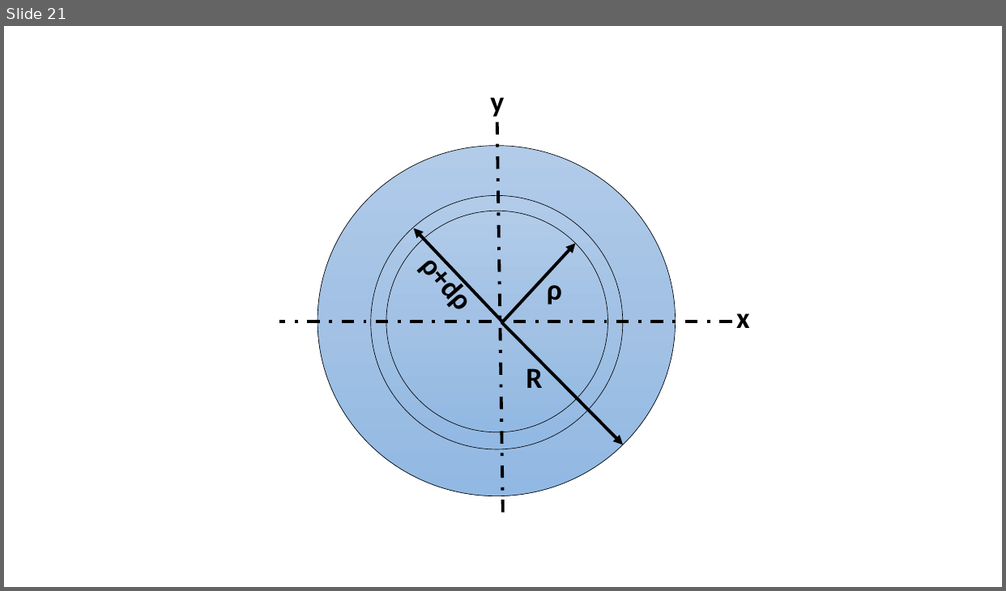
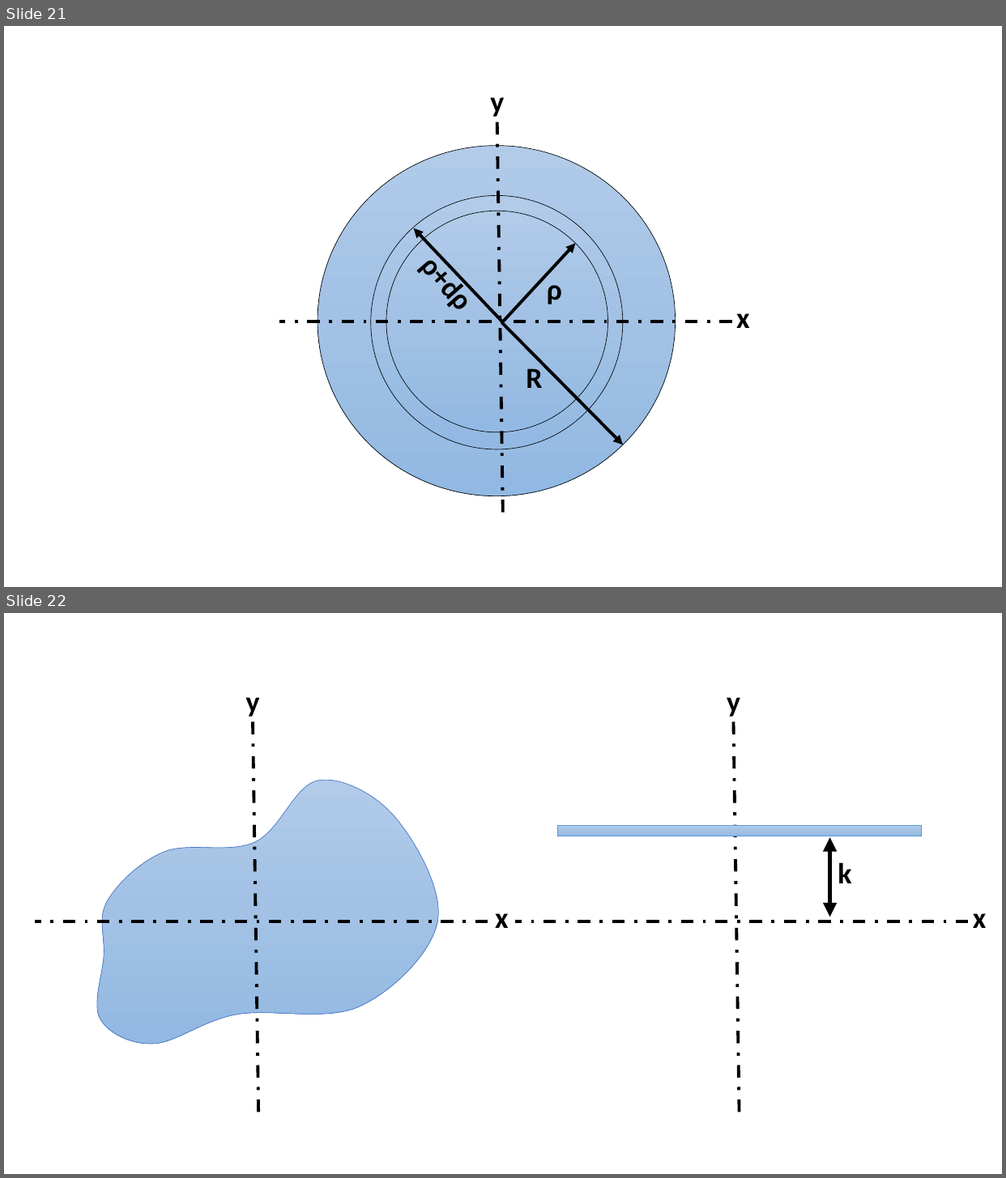
Before and after one commit to Kulasekaran-148/LATEX-Shortnotes-GATE, a slide deck: STRENGTH OF MATERIALS SHORTNOTES/SOM Revision.pptx. Shown one above the other, each under a label of ours: slide 21 before the commit, slides 21 and 22 after it. The pictures are 1006x591 and 1006x1178 pixels, drawn with LibreOffice and Linux fonts; fonts in the diff are those of the drawing. Boxes give left, top, right and bottom in pixels: in the first picture for what was removed or moved away, otherwise in the second. Text is boxed around its words. In the diff, an @@ line names an element or a change of style, - is before the commit and + after.

```diff
--- a/STRENGTH OF MATERIALS SHORTNOTES/SOM Revision.pptx
+++ b/STRENGTH OF MATERIALS SHORTNOTES/SOM Revision.pptx
@@ slide 22 added at (4,613,1002,1174), background #FFFFFF @@
@@ text added at (246,697,260,717), 28 pt, text #000000, bold @@
+y
@@ text added at (727,697,740,717), 28 pt, text #000000, bold @@
+y
@@ line added from (253, 722) to (258, 1122), #000000 3 pt dashed @@
@@ line added from (734, 722) to (739, 1122), #000000 3 pt dashed @@
@@ freeform shape added at (97,780,438,1044), fill gradient #B1CBE9 to #A3C1E5 to #93B9E4, outline #4472C4 0.5 pt @@
@@ rectangle added at (557,825,921,836), fill gradient #B1CBE9 to #A3C1E5 to #93B9E4, outline #5B9BD5 0.5 pt @@
@@ double arrow added from (829, 917) to (829, 837), #000000 4.5 pt @@
@@ text added at (837,862,851,884), 28 pt, text #000000, bold @@
+k
@@ line added from (488, 922) to (35, 922), #000000 3 pt dashed @@
@@ text added at (495,914,508,928), 28 pt, text #000000, bold @@
+x
@@ line added from (968, 922) to (515, 922), #000000 3 pt dashed @@
@@ text added at (973,914,986,928), 28 pt, text #000000, bold @@
+x
```
Also in this commit, not shown: 3 other files.
